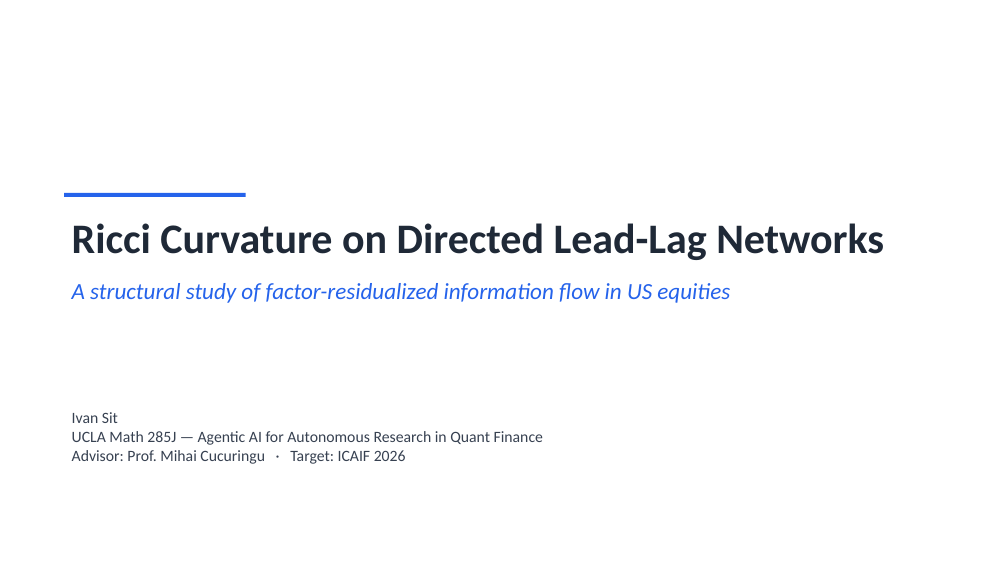
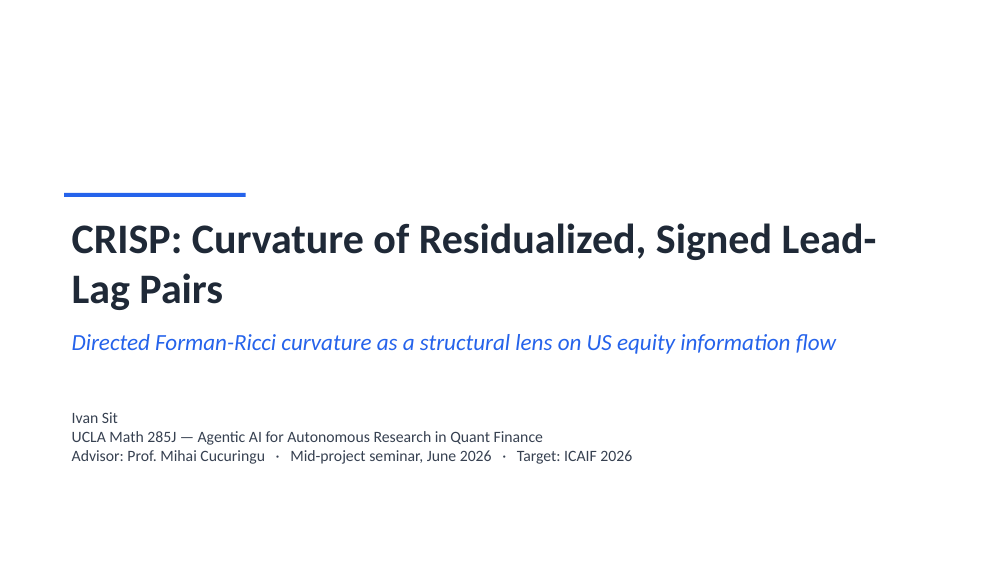
Before and after one commit to ivan-sit/Curvature-Lead-Lag-Model, a slide deck: slide 1 of slides/Ricci_Curvature_LeadLag.pptx. Drawn at 1008x567 pixels with LibreOffice and Linux fonts; fonts in the diff are those of the drawing. Boxes give left, top, right and bottom in pixels: in the first picture for what was removed or moved away, otherwise in the second. Text is boxed around its words. In the diff, an @@ line names an element or a change of style, - is before the commit and + after.

```diff
--- a/slides/Ricci_Curvature_LeadLag.pptx
+++ b/slides/Ricci_Curvature_LeadLag.pptx
@@ text at (x1=72, y1=223, x2=877, y2=354): text changed @@
-Ricci Curvature on Directed Lead-Lag Networks
-A structural study of factor-residualized information flow in US equities
+CRISP: Curvature of Residualized, Signed Lead-Lag Pairs
+Directed Forman-Ricci curvature as a structural lens on US equity information flow
@@ text at (x1=72, y1=450, x2=632, y2=464): text changed @@
-Advisor: Prof. Mihai Cucuringu · Target: ICAIF 2026
+Advisor: Prof. Mihai Cucuringu · Mid-project seminar, June 2026 · Target: ICAIF 2026
```
Also in this commit, not shown: 12 other slides changed, 6 slides added, 1 other file.
